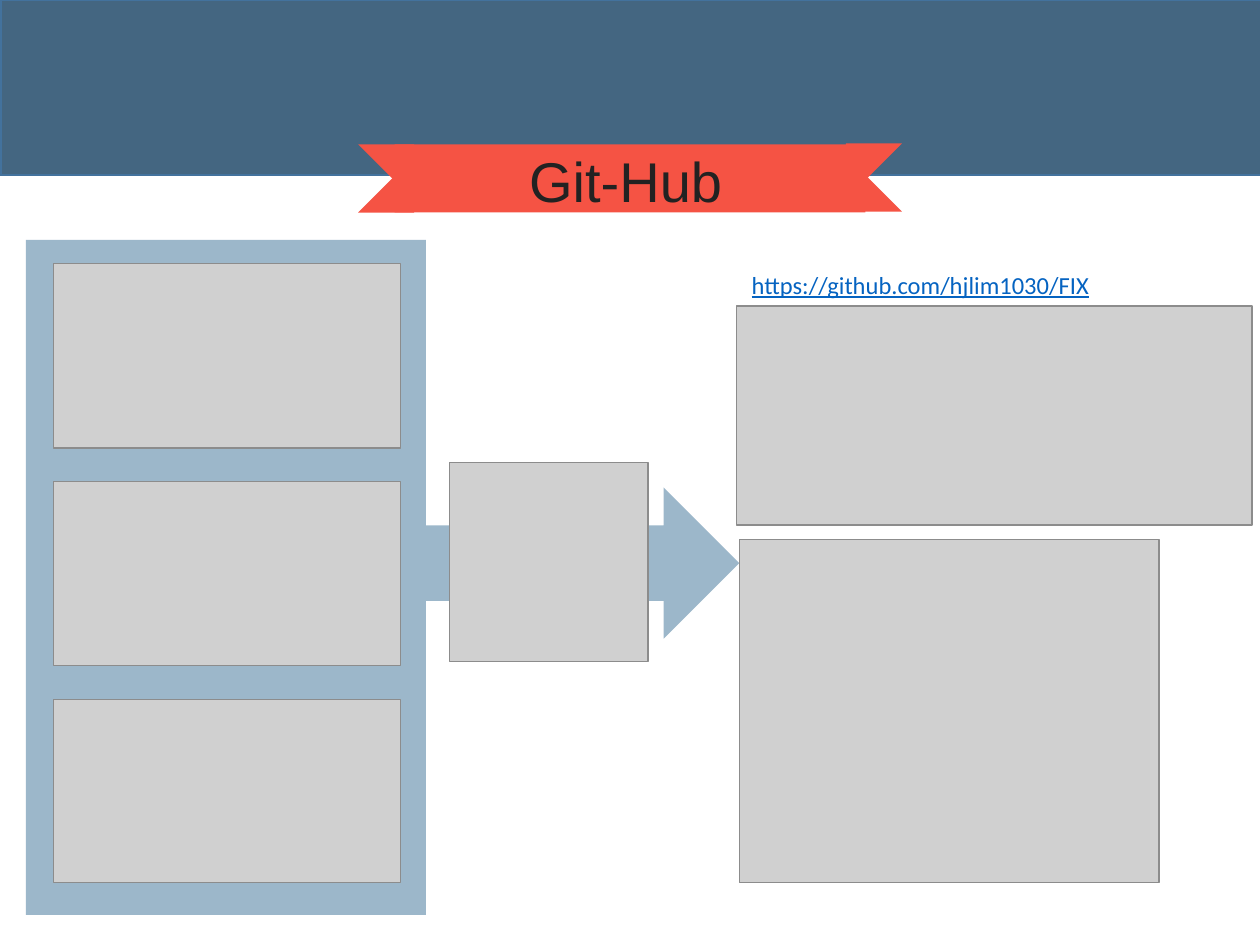
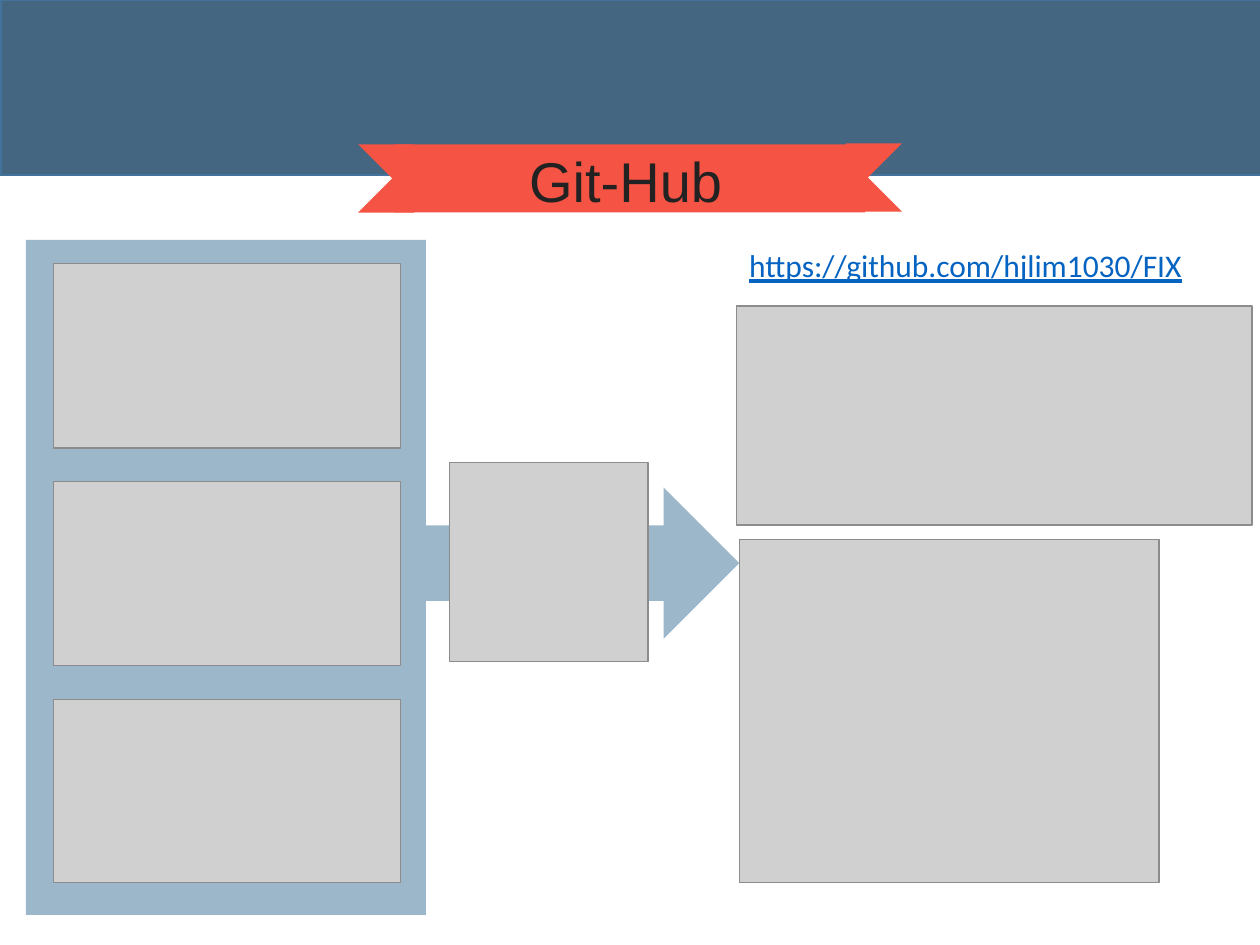
Before and after one commit to JeonHuiJae/FIX, a slide deck: slide 8 of FIX.pptx. Drawn at 1260x945 pixels with LibreOffice and Linux fonts; fonts in the diff are those of the drawing; grey boxes stand for pictures. Boxes give left, top, right and bottom in pixels: in the first picture for what was removed or moved away, otherwise in the second. Text is boxed around its words. In the diff, an @@ line names an element or a change of style, - is before the commit and + after.

```diff
--- a/FIX.pptx
+++ b/FIX.pptx
@@ text "https://github.com/hjlim1030/FIX": place and size @@
-text "https://github.com/hjlim1030/FIX" at [752,277,1089,299]
+text "https://github.com/hjlim1030/FIX" at [749,255,1181,283]
@@ text "https://github.com/hjlim1030/FIX" at [749,255,1181,283]: size 14 to 18 pt @@
```
Also in this commit, not shown: 2 other slides changed, 1 other file.
